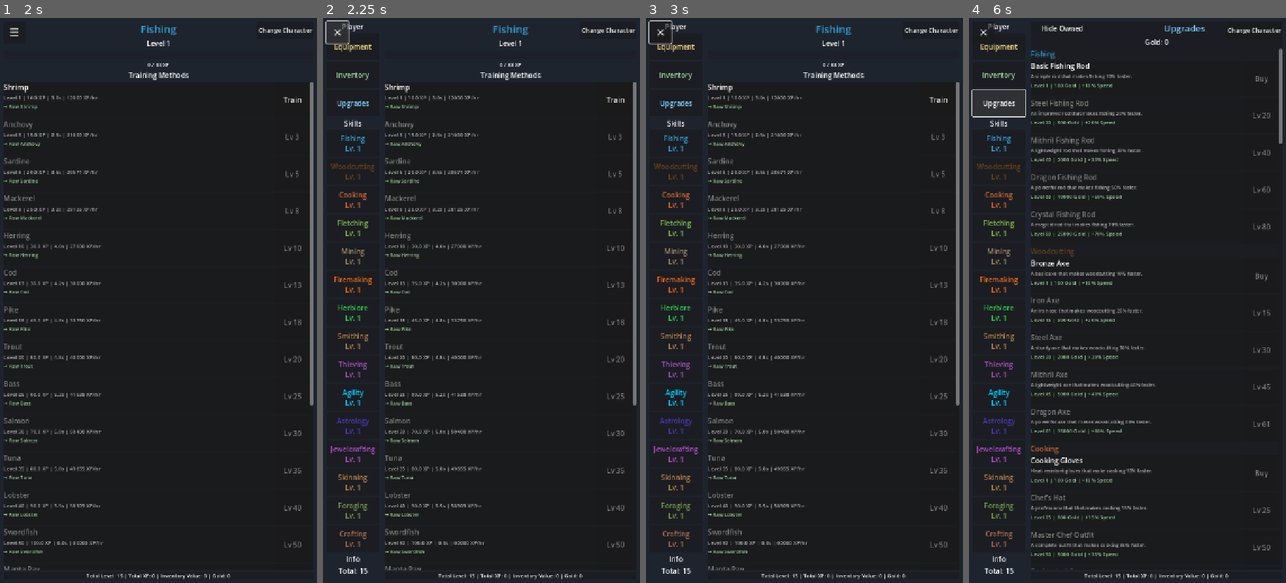
Above: before the commit, frames 1-4 (left to right).
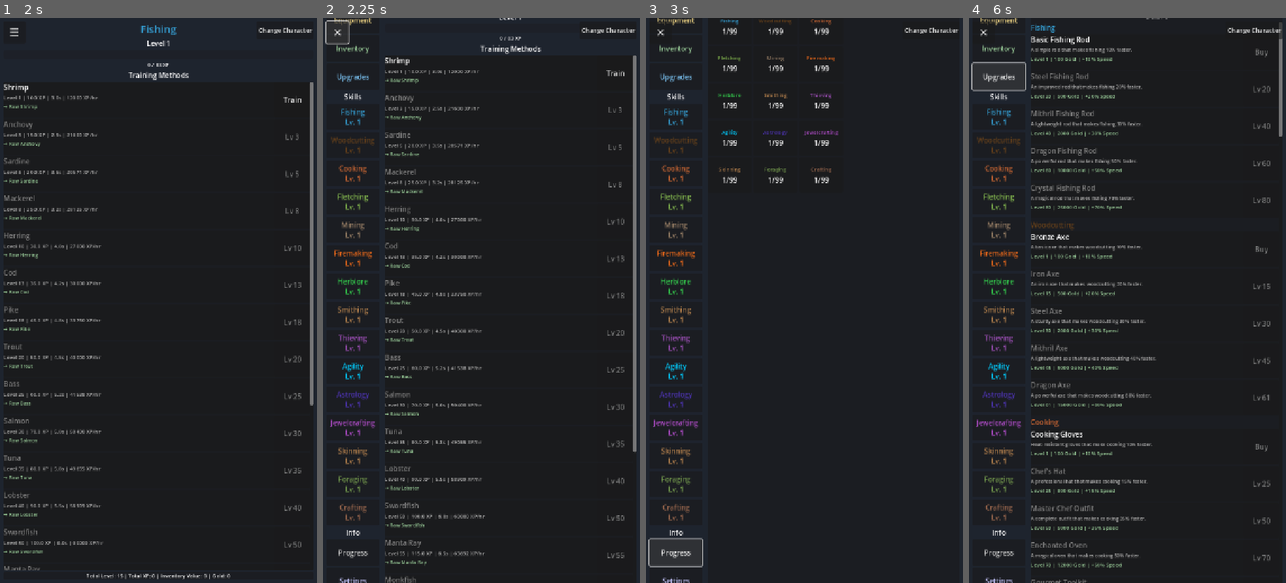
Above: after the commit, the same moments.

Repository: fahmed93/idlescapers
Game: Godot game, scene res://scenes/main.tscn
Two runs of this game, one before a commit and one after it. Both use one fixed random seed, a clock stepped at 60 frames per second and the inputs below. This scene is started directly instead of the project's main scene.
Inputs (mouse positions are in pixels of both pictures, inside the frame that each line leads up to):
- Up to frame 1 (2 s): click "Train" at 0.5 s; click "Stop Training" at 1.25 s
- Up to frame 2 (2.25 s): click "☰" at 2 s
- Up to frame 3 (3 s): click (674, 554) at 2.75 s, where only the run after the commit has a clickable "Progress"
- Up to frame 4 (6 s): click (997, 582) at 3.5 s, where only the run after the commit has a clickable "Settings"; click "Equipment" at 4.25 s; click "Inventory" at 5 s; click "Upgrades" at 5.75 s

Frame 1 is identical in both runs. In frame 2, 9.2% of the frame differs, in the area x 2-99%, y 0-100%; in frame 3, 8.0%; in frame 4, 13%, in the area x 0-99%, y 0-100%.

Commit message:
Fix: Exclude Progress and Settings buttons from sidebar clearing + add persistence test
Co-authored-by: fahmed93 <4407704+fahmed93@users.noreply.github.com>

Diff:
--- a/scripts/main.gd
+++ b/scripts/main.gd
@@ -208,9 +208,9 @@
 
 	var insert_index := skills_header.get_index() + 1
 
-	# Clear existing skill buttons (but not the headers or player section buttons)
+	# Clear existing skill buttons (but not the headers or player section buttons or info section buttons)
 	for child in skill_sidebar.get_children():
-		if child is Button and child != upgrades_button and child != inventory_button and child != equipment_button:
+		if child is Button and child != upgrades_button and child != inventory_button and child != equipment_button and child != skill_summary_button and child != settings_button:
 			child.queue_free()
 		# Also remove TotalLevelLabel if it exists to recreate it
 		elif child.name == "TotalLevelLabel":
--- /dev/null
+++ b/test/test_progress_settings_persist.gd
@@ -0,0 +1,72 @@
+## Test Progress and Settings Button Persistence
+## Verifies that Progress and Settings buttons are not cleared when sidebar is repopulated
+extends Control
+
+var main_scene = preload("res://scenes/main.tscn")
+var main_instance: Control = null
+
+func _ready() -> void:
+	await get_tree().process_frame  # Wait for autoloads
+	_run_tests()
+	get_tree().quit()
+
+func _run_tests() -> void:
+	print("\n=== Progress and Settings Button Persistence Tests ===\n")
+
+	# Test 1: Load main scene
+	print("Test 1: Load main scene")
+	main_instance = main_scene.instantiate()
+	add_child(main_instance)
+	await get_tree().process_frame  # Wait for scene to initialize
+	print("  ✓ Main scene loaded\n")
+
+	# Test 2: Verify sidebar exists
+	print("Test 2: Verify sidebar exists")
+	var sidebar = main_instance.get_node_or_null("HSplitContainer/SkillSidebar")
+	assert(sidebar != null, "SkillSidebar should exist")
+	print("  ✓ Sidebar exists\n")
+
+	# Test 3: Verify Progress and Settings buttons exist initially
+	print("Test 3: Verify Progress and Settings buttons exist initially")
+	var progress_button = _find_button_by_text(sidebar, "Progress")
+	var settings_button = _find_button_by_text(sidebar, "Settings")
+	assert(progress_button != null, "Progress button should exist initially")
+	assert(settings_button != null, "Settings button should exist initially")
+	print("  ✓ Progress button exists")
+	print("  ✓ Settings button exists\n")
+
+	# Test 4: Store button references to verify they persist
+	print("Test 4: Store button references")
+	var progress_button_ref = progress_button
+	var settings_button_ref = settings_button
+	print("  ✓ Stored button references\n")
+
+	# Test 5: Call _populate_skill_sidebar() to simulate repopulation
+	print("Test 5: Repopulate sidebar")
+	main_instance._populate_skill_sidebar()
+	await get_tree().process_frame
+	print("  ✓ Sidebar repopulated\n")
+
+	# Test 6: Verify Progress and Settings buttons still exist after repopulation
+	print("Test 6: Verify buttons persist after repopulation")
+	var progress_button_after = _find_button_by_text(sidebar, "Progress")
+	var settings_button_after = _find_button_by_text(sidebar, "Settings")
+	assert(progress_button_after != null, "Progress button should exist after repopulation")
+	assert(settings_button_after != null, "Settings button should exist after repopulation")
+	print("  ✓ Progress button persists")
+	print("  ✓ Settings button persists\n")
+
+	# Test 7: Verify the buttons are the same instances (not recreated)
+	print("Test 7: Verify buttons are same instances (not recreated)")
+	assert(progress_button_ref == progress_button_after, "Progress button should be the same instance")
+	assert(settings_button_ref == settings_button_after, "Settings button should be the same instance")
+	print("  ✓ Progress button is same instance")
+	print("  ✓ Settings button is same instance\n")
+
+	print("=== All Progress and Settings Button Persistence Tests Passed! ===\n")
+
+func _find_button_by_text(parent: Node, button_text: String) -> Button:
+	for child in parent.get_children():
+		if child is Button and child.text == button_text:
+			return child
+	return null
--- /dev/null
+++ b/test/test_progress_settings_persist.tscn
@@ -0,0 +1,6 @@
+[gd_scene load_steps=2 format=3 uid="uid://cw8yfxq8s3vn7"]
+
+[ext_resource type="Script" path="res://test/test_progress_settings_persist.gd" id="1_test_script"]
+
+[node name="TestProgressSettingsPersist" type="Control"]
+script = ExtResource("1_test_script")
